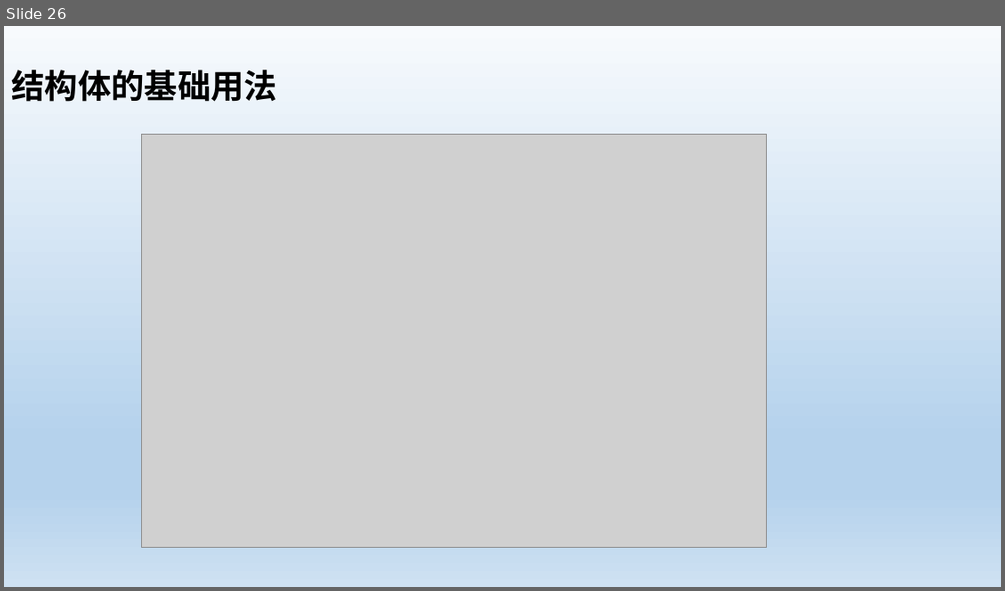
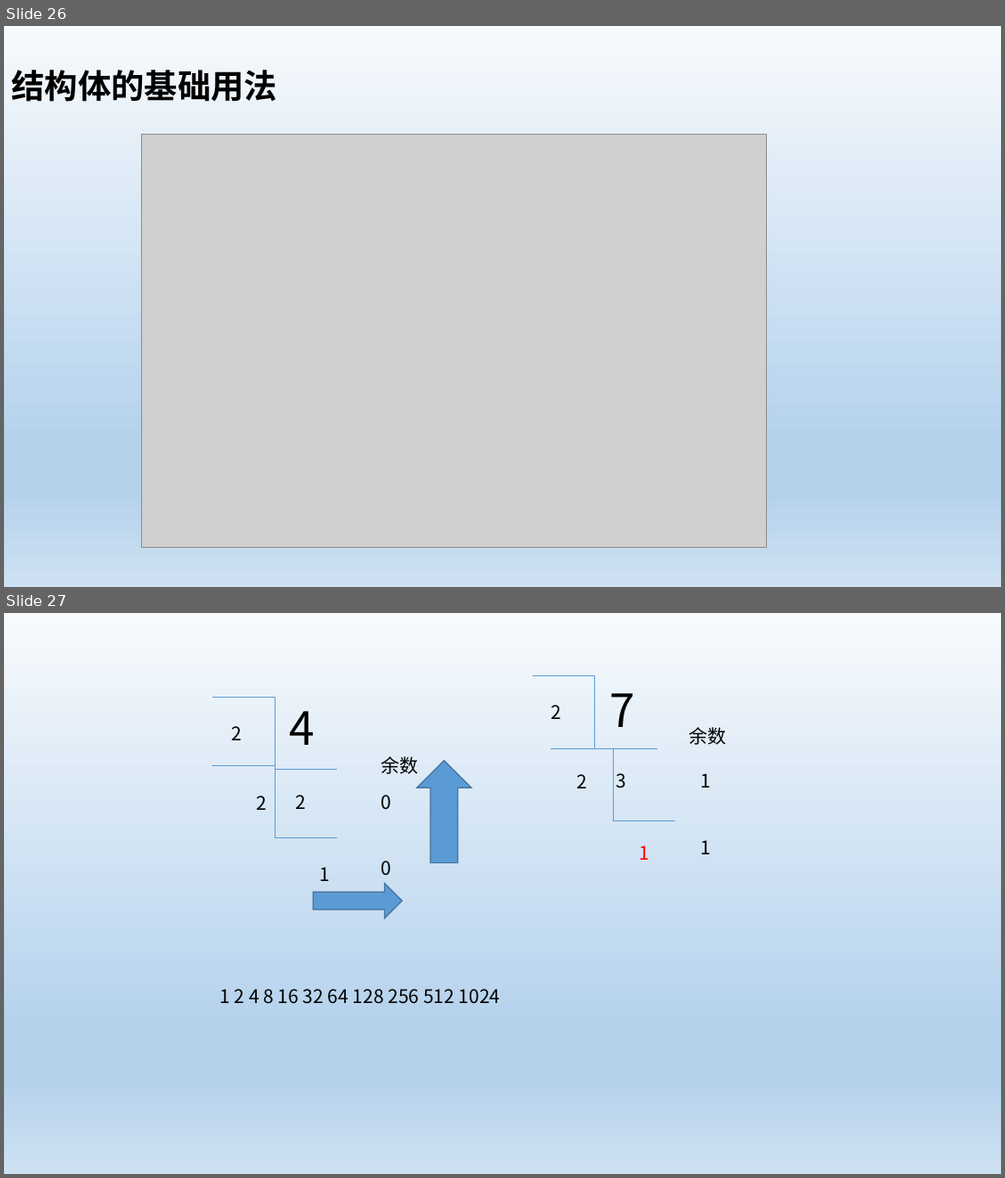
Before and after one commit to xiangjl623/Coder, a slide deck: languages/c/references/C语言-数据类型.pptx. Shown one above the other, each under a label of ours: slide 26 before the commit, slides 26 and 27 after it. The pictures are 1005x591 and 1005x1178 pixels, drawn with LibreOffice and Linux fonts; fonts in the diff are those of the drawing; grey boxes stand for pictures. Boxes give left, top, right and bottom in pixels: in the first picture for what was removed or moved away, otherwise in the second. Text is boxed around its words. In the diff, an @@ line names an element or a change of style, - is before the commit and + after.

```diff
--- a/languages/c/references/C语言-数据类型.pptx
+++ b/languages/c/references/C语言-数据类型.pptx
@@ slide 27 added at [4, 613, 1001, 1174], background gradient #F7FAFD to #B5D2EC to #CEE1F2 @@
@@ elbow line added from (533, 676) to (657, 748), #5B9BD5 0.5 pt @@
@@ elbow line added from (212, 697) to (337, 770), #5B9BD5 0.5 pt @@
@@ text added at [289, 711, 314, 745], 44 pt, text #000000 @@
+4
@@ text added at [551, 705, 562, 719], 18 pt, text #000000 @@
+2
@@ title added at [609, 693, 634, 727], 44 pt, text #000000 @@
+7
@@ text added at [231, 726, 242, 740], 18 pt, text #000000 @@
+2
@@ text added at [688, 727, 726, 745], 18 pt, text #000000 @@
+余数
@@ elbow line added from (212, 765) to (337, 838), #5B9BD5 0.5 pt @@
@@ text added at [380, 756, 418, 774], 18 pt, text #000000 @@
+余数
@@ up arrow added at [417, 761, 471, 863], fill #5B9BD5, outline #43739E 1 pt @@
@@ elbow line added from (550, 748) to (676, 821), #5B9BD5 0.5 pt @@
@@ text added at [256, 795, 267, 810], 18 pt, text #000000 @@
+2
@@ text added at [295, 795, 306, 809], 18 pt, text #000000 @@
+2
@@ text added at [380, 795, 391, 810], 18 pt, text #000000 @@
+0
@@ text added at [576, 774, 587, 788], 18 pt, text #000000 @@
+2
@@ text added at [615, 773, 626, 788], 18 pt, text #000000 @@
+3
@@ text added at [701, 773, 712, 787], 18 pt, text #000000 @@
+1
@@ text added at [639, 845, 650, 860], 18 pt, text #FF0000 @@
+1
@@ text added at [701, 840, 712, 854], 18 pt, text #000000 @@
+1
@@ text added at [319, 867, 330, 881], 18 pt, text #000000 @@
+1
@@ text added at [380, 860, 391, 876], 18 pt, text #000000 @@
+0
@@ right arrow added at [313, 883, 402, 918], fill #5B9BD5, outline #43739E 1 pt @@
@@ text added at [219, 989, 501, 1004], 18 pt, text #000000 @@
+1 2 4 8 16 32 64 128 256 512 1024
```
Also in this commit, not shown: 1 slide changed, 1 other slide added, 14 other files.
